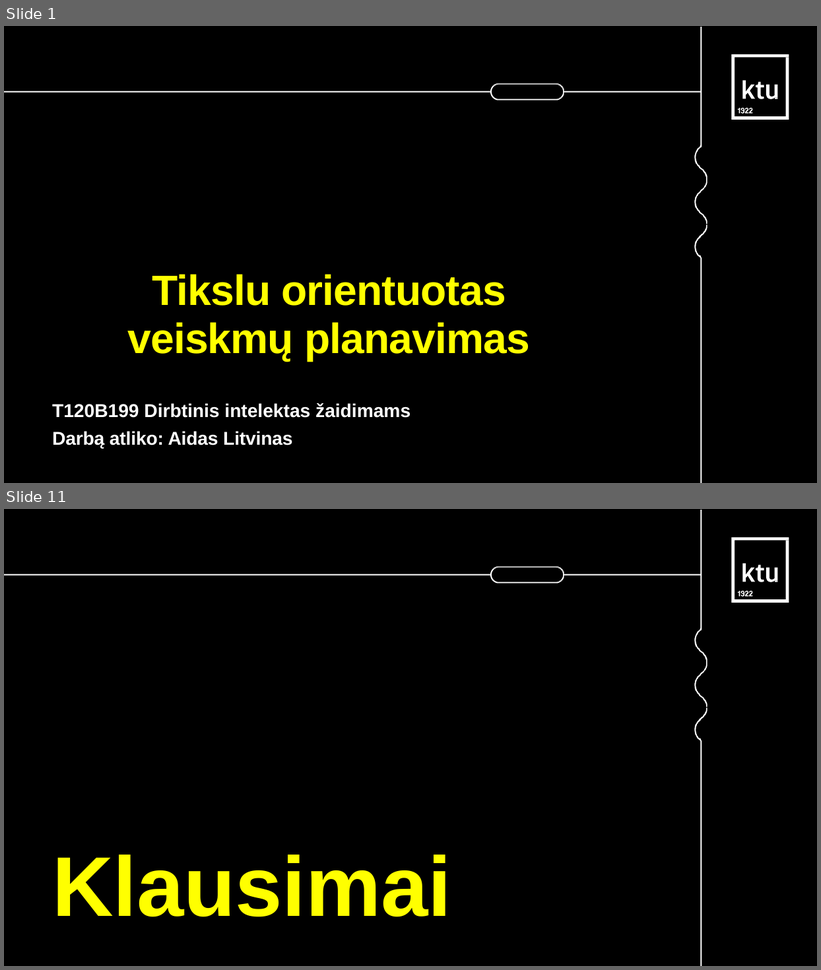
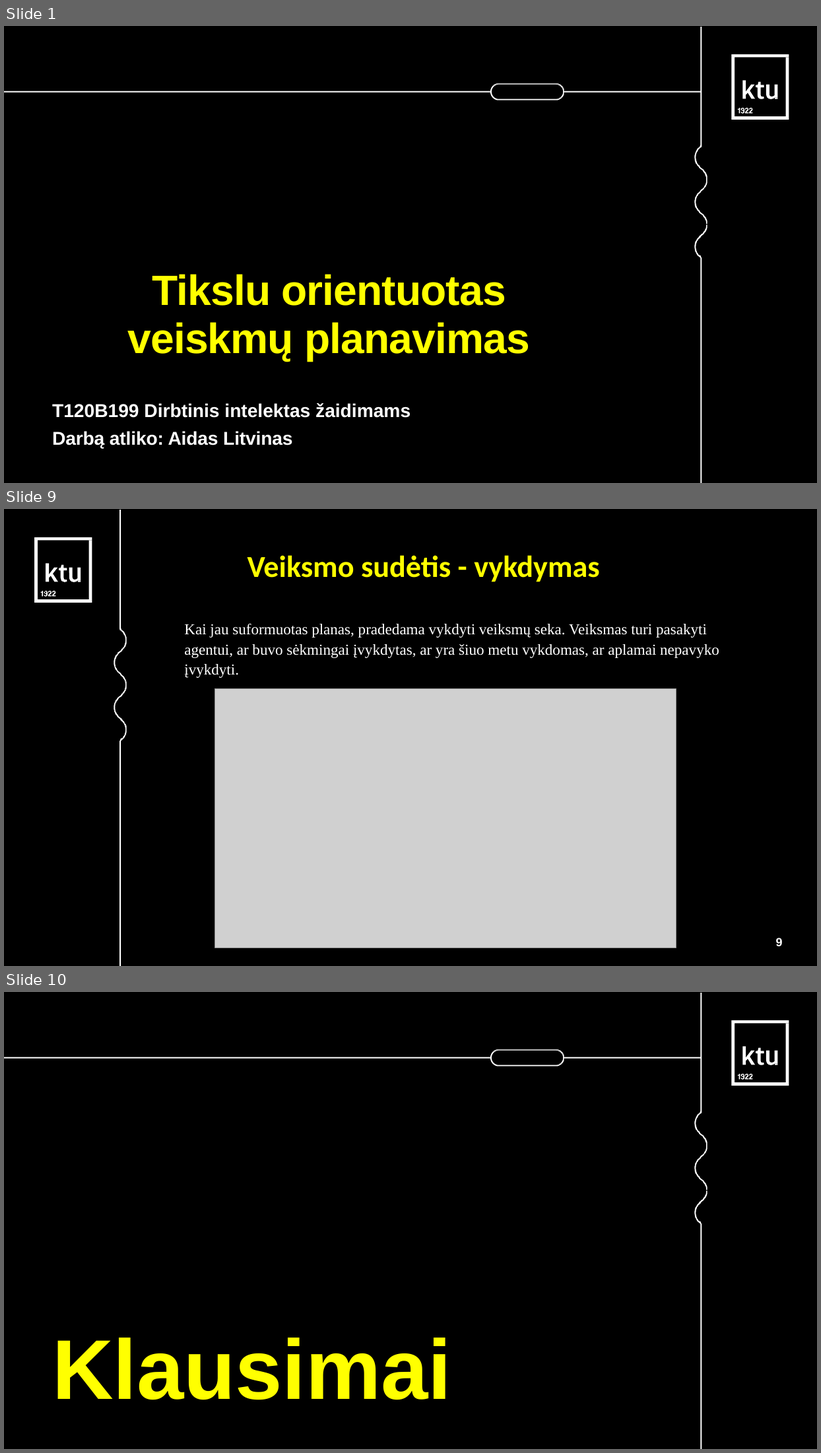
Before and after one commit to AidasLit/Hex-game-uni, a slide deck: documents/GOAP-AI.odp. Shown one above the other, each under a label of ours: slides 1 and 11 before the commit, slides 1, 9 and 10 after it; the slides between them are not shown. The pictures are 821x970 and 821x1453 pixels, drawn with LibreOffice and Linux fonts; fonts in the diff are those of the drawing; grey boxes stand for pictures. Boxes give left, top, right and bottom in pixels: in the first picture for what was removed or moved away, otherwise in the second. Text is boxed around its words. In the diff, an @@ line names an element or a change of style, - is before the commit and + after.

```diff
--- a/documents/GOAP-AI.odp
+++ b/documents/GOAP-AI.odp
@@ slide 9 added at (4,509,817,966), background #FFFFFF; not listed: 1 template element that a slide beside it also shows @@
@@ freeform shape added at (114,510,127,966), fill #FFFFFF @@
@@ freeform shape added at (34,537,92,602), fill #FFFFFF @@
@@ title added at (248,555,599,582), 36 pt, text #FFFF00, bold @@
+Veiksmo sudėtis - vykdymas
@@ text added at (184,623,719,678), 18 pt, text #FFFFFF @@
+Kai jau suformuotas planas, pradedama vykdyti veiksmų seka. Veiksmas turi pasakyti agentui, ar buvo sėkmingai įvykdytas, ar yra šiuo metu vykdomas, ar aplamai nepavyko įvykdyti.
@@ picture added at (215,689,677,948) @@
@@ page number added at (776,938,783,947), 14 pt, text #FFFFFF, bold @@
+9
@@ what was slide 11 is now slide 10 @@
```
Also in this commit, not shown: 7 other slides added, 9 slides removed.
